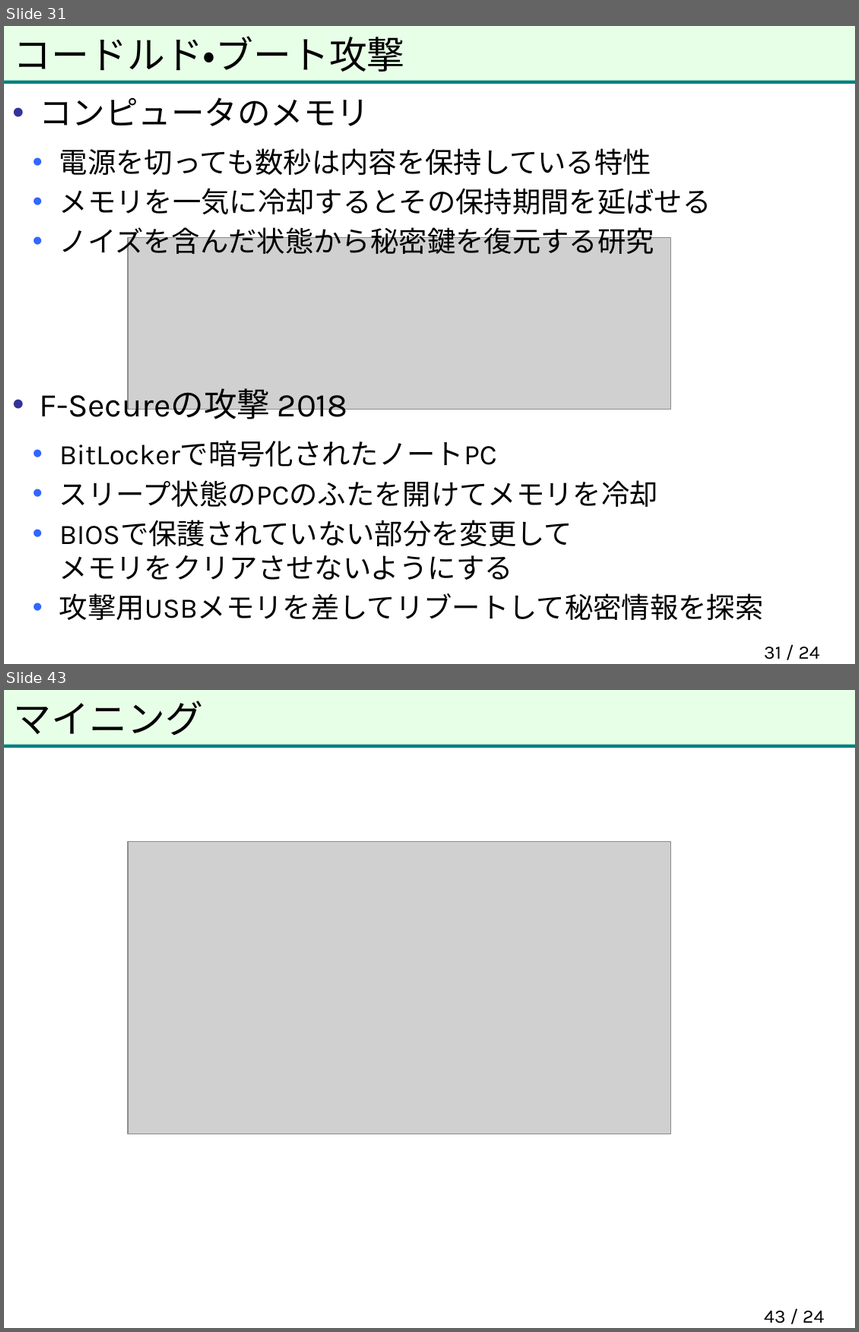
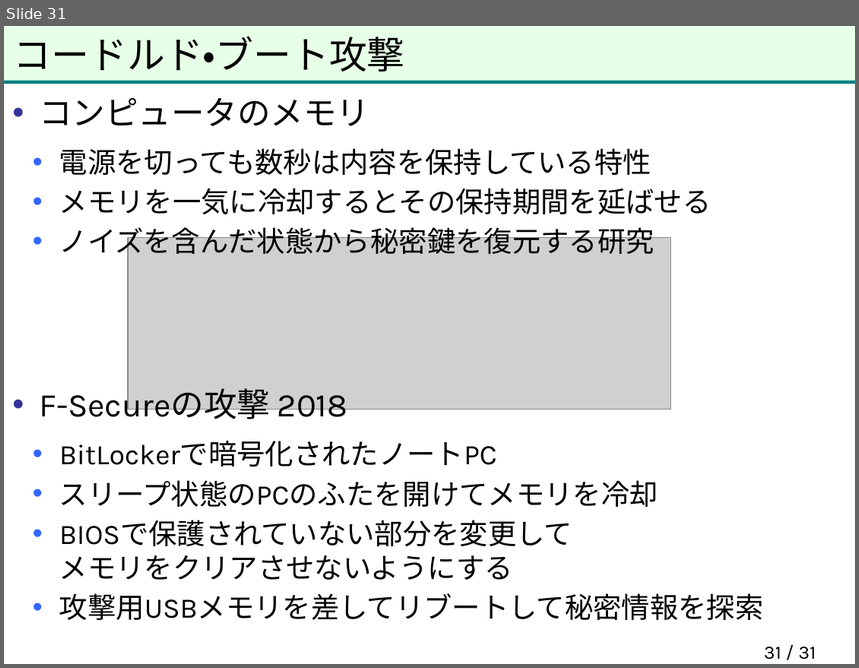
Before and after one commit to herumi/anninbon, a slide deck: lec/anninbon7.pptx. Shown one above the other, each under a label of ours: slides 31 and 43 before the commit, slide 31 after it; the slides between them are not shown. The pictures are 859x1332 and 859x668 pixels, drawn with LibreOffice and Linux fonts; fonts in the diff are those of the drawing; grey boxes stand for pictures; background and template pictures are left out. Boxes give left, top, right and bottom in pixels: in the first picture for what was removed or moved away, otherwise in the second. Text is boxed around its words. In the diff, an @@ line names an element or a change of style, - is before the commit and + after.

```diff
--- a/lec/anninbon7.pptx
+++ b/lec/anninbon7.pptx
@@ slide 43 removed at <box>4,690,855,1328</box>, background picture (left out); not listed: 2 template elements that a slide beside it also shows @@
@@ title removed at <box>14,701,203,736</box> @@
-マイニング
@@ picture removed at <box>129,841,671,1135</box> @@
@@ page number removed at <box>764,1311,824,1324</box> @@
-43 / 24
@@ page number at <box>764,647,816,660</box>: text changed @@
-31 / 24
+31 / 31
```
Also in this commit, not shown: 1 slide changed, 16 other slides removed, 1 other file.
